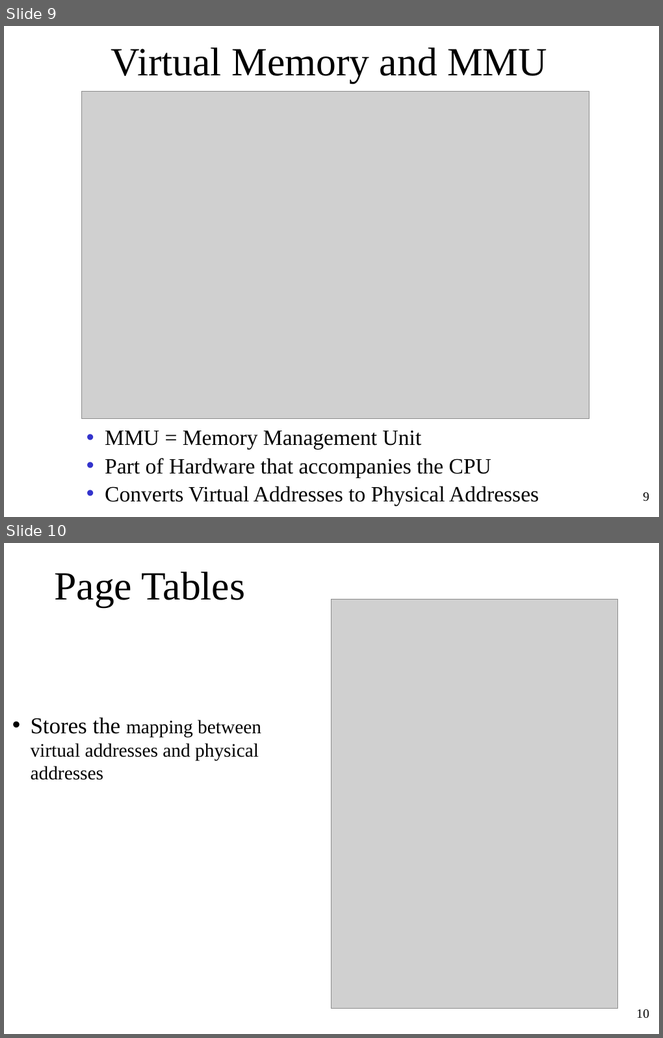
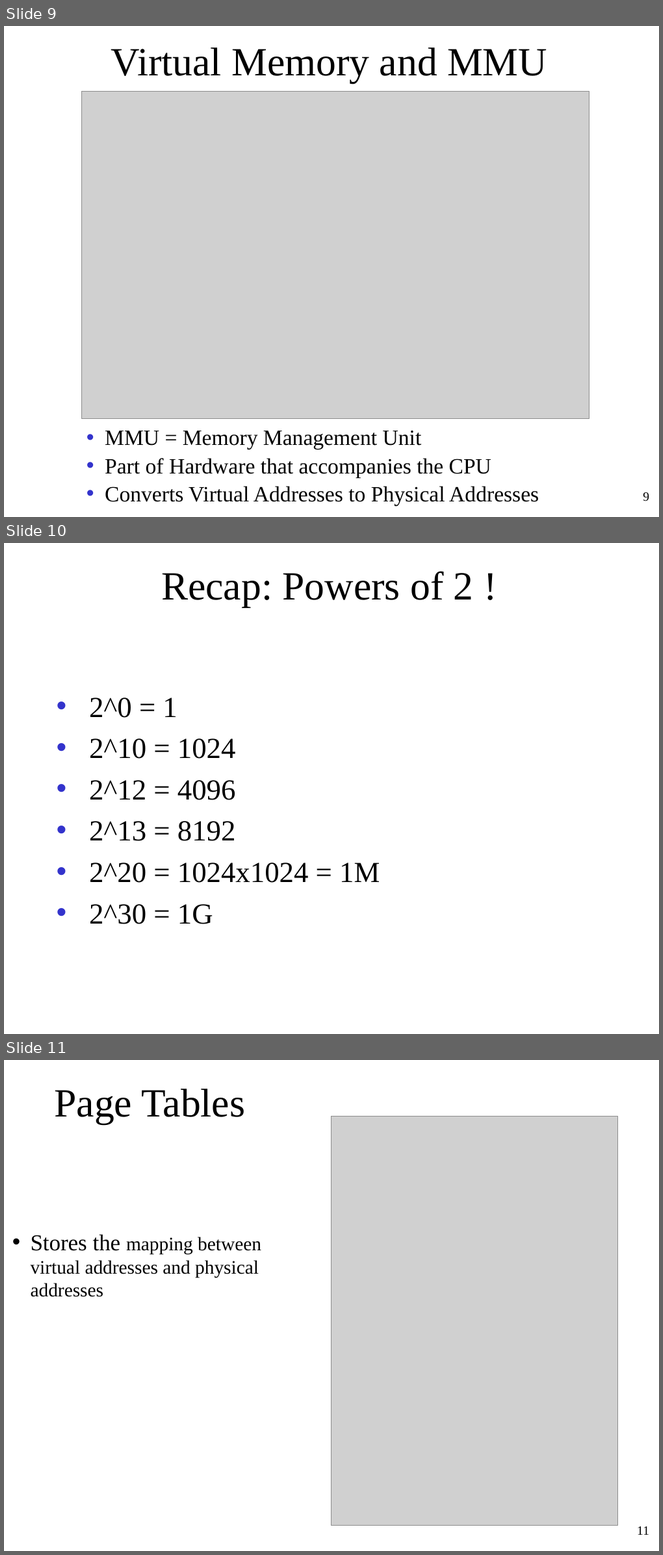
Before and after one commit to oscourse/oscourse.github.io, a slide deck: slides/virtual_memory_intro.pptx. Shown one above the other, each under a label of ours: slides 9 and 10 before the commit, slides 9, 10 and 11 after it. The pictures are 663x1038 and 663x1555 pixels, drawn with LibreOffice and Linux fonts; fonts in the diff are those of the drawing; grey boxes stand for pictures. Boxes give left, top, right and bottom in pixels: in the first picture for what was removed or moved away, otherwise in the second. Text is boxed around its words. In the diff, an @@ line names an element or a change of style, - is before the commit and + after.

```diff
--- a/slides/virtual_memory_intro.pptx
+++ b/slides/virtual_memory_intro.pptx
@@ slide 10 added at (x1=4, y1=543, x2=659, y2=1034), background #FFFFFF @@
@@ title added at (x1=161, y1=571, x2=474, y2=607), 44 pt, text #000000 @@
+Recap: Powers of 2 !
@@ text added at (x1=89, y1=698, x2=380, y2=925), 32 pt, text #000000 @@
+• 2^0 = 1
+• 2^10 = 1024
+• 2^12 = 4096
+• 2^13 = 8192
+• 2^20 = 1024x1024 = 1M
+• 2^30 = 1G
@@ what was slide 10 is now slide 11 @@
@@ page number at (x1=637, y1=1527, x2=649, y2=1535): text changed @@
-10
+11
```
Also in this commit, not shown: 1 other file.
